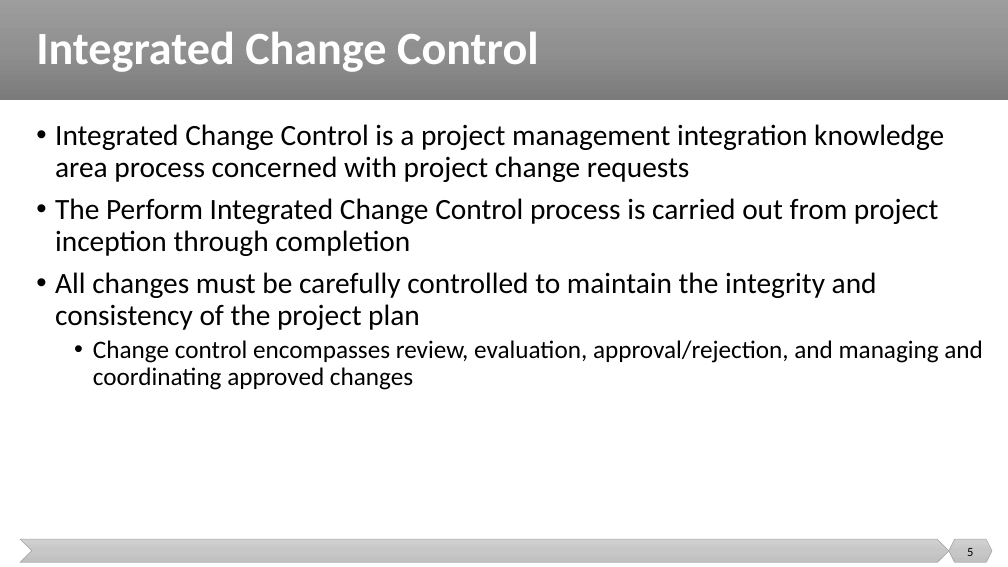
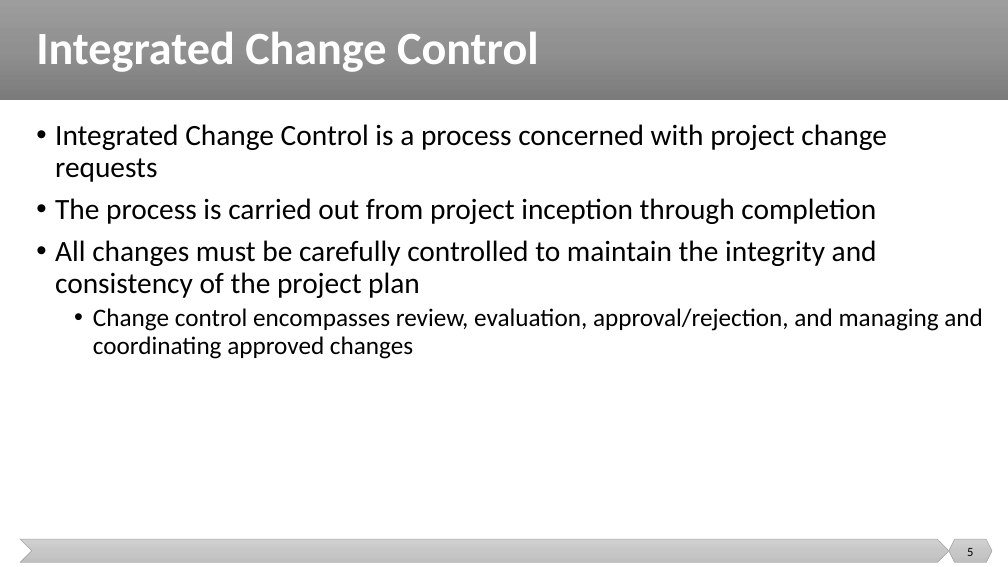
Before and after one commit to malenezi/malenezi, a slide deck: slide 5 of SE423/Lectures/9-Change Management/Change Management.pptx. Drawn at 1008x567 pixels with LibreOffice and Linux fonts; fonts in the diff are those of the drawing. Boxes give left, top, right and bottom in pixels: in the first picture for what was removed or moved away, otherwise in the second. Text is boxed around its words. In the diff, an @@ line names an element or a change of style, - is before the commit and + after.

```diff
--- a/SE423/Lectures/9-Change Management/Change Management.pptx
+++ b/SE423/Lectures/9-Change Management/Change Management.pptx
@@ text at [55,124,887,224]: text changed @@
-• Integrated Change Control is a project management integration knowledge area process concerned with project change requests
-• The Perform Integrated Change Control process is carried out from project inception through completion
+• Integrated Change Control is a process concerned with project change requests
+• The process is carried out from project inception through completion
```
Also in this commit, not shown: 8 other slides changed, 4 slides added, 1 slide removed, 1 other file.
